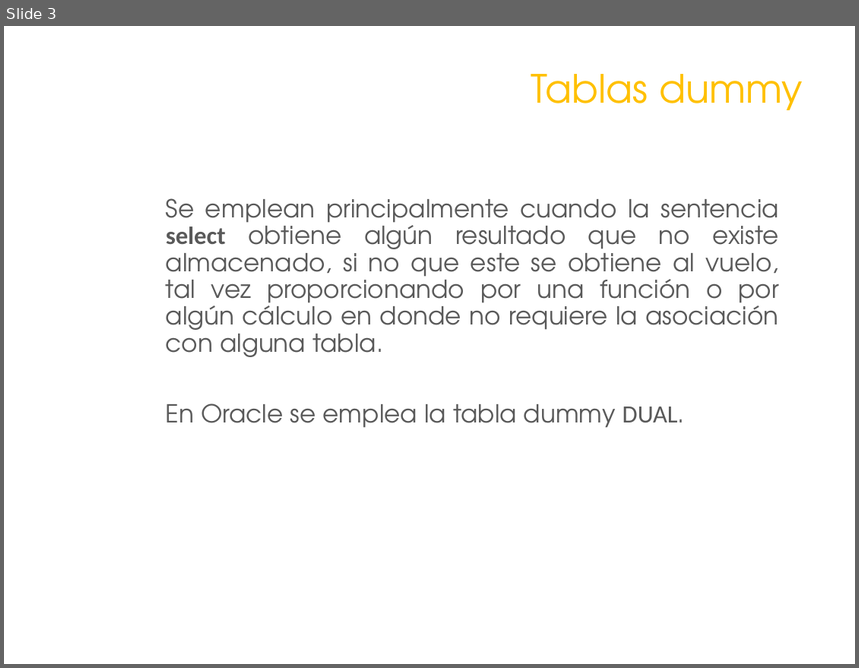
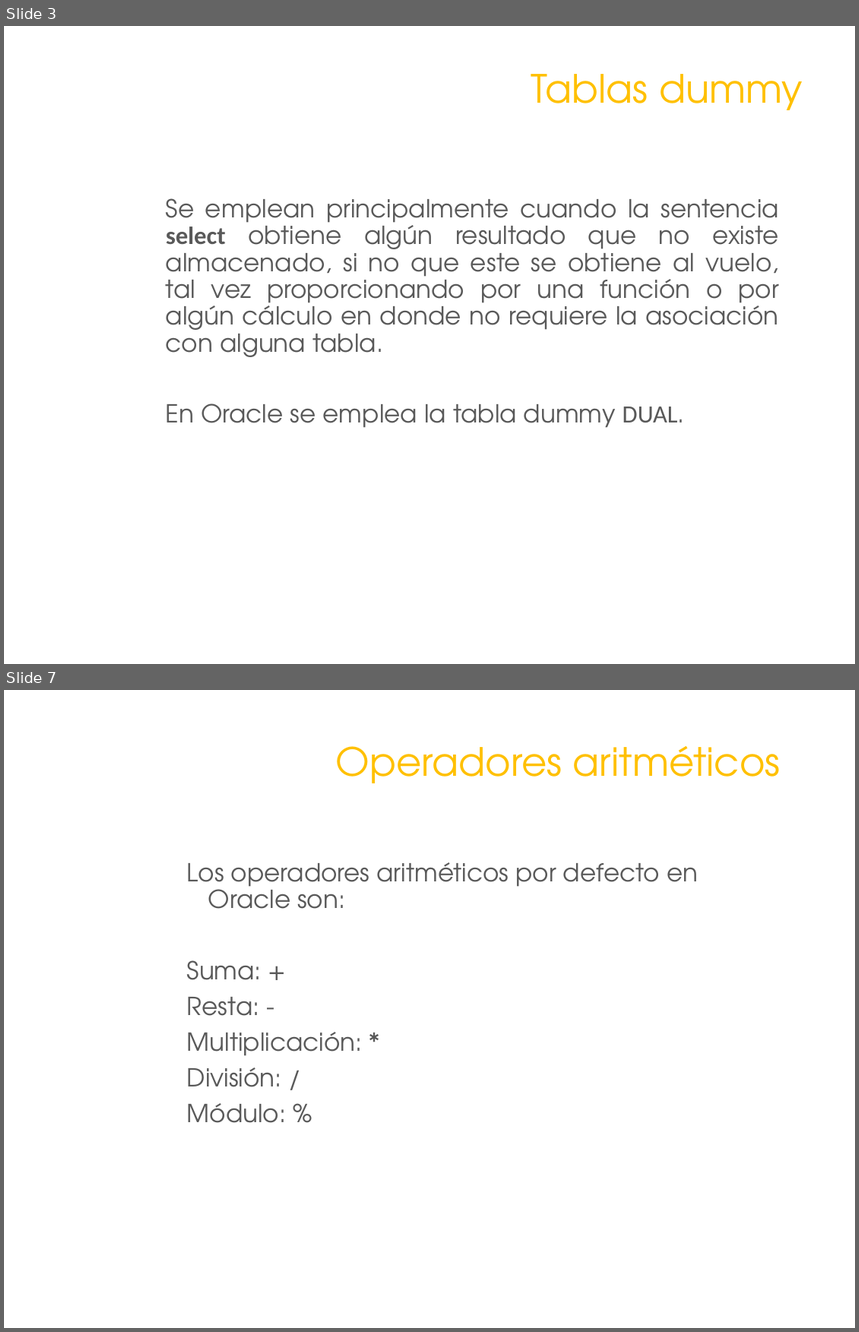
Before and after one commit to galigaribaldi/CursoSQL, a slide deck: SQL1/Martes/DQL.pptx. Shown one above the other, each under a label of ours: slide 3 before the commit, slides 3 and 7 after it; the slides between them are not shown. The pictures are 859x668 and 859x1332 pixels, drawn with LibreOffice and Linux fonts; fonts in the diff are those of the drawing; background and template pictures are left out. Boxes give left, top, right and bottom in pixels: in the first picture for what was removed or moved away, otherwise in the second. Text is boxed around its words. In the diff, an @@ line names an element or a change of style, - is before the commit and + after.

```diff
--- a/SQL1/Martes/DQL.pptx
+++ b/SQL1/Martes/DQL.pptx
@@ slide 7 added at <box>4,690,855,1328</box>, background picture (left out) @@
@@ title added at <box>336,746,781,783</box>, 33 pt, text #FFC000 @@
+Operadores aritméticos
@@ text added at <box>187,863,698,1123</box>, 21 pt, text #595959 @@
+Los operadores aritméticos por defecto en Oracle son:
+Suma: +
+Resta: -
+Multiplicación: *
+División: /
+Módulo: %
```
Also in this commit, not shown: 4 other slides added, 1 slide removed, 1 other file.
